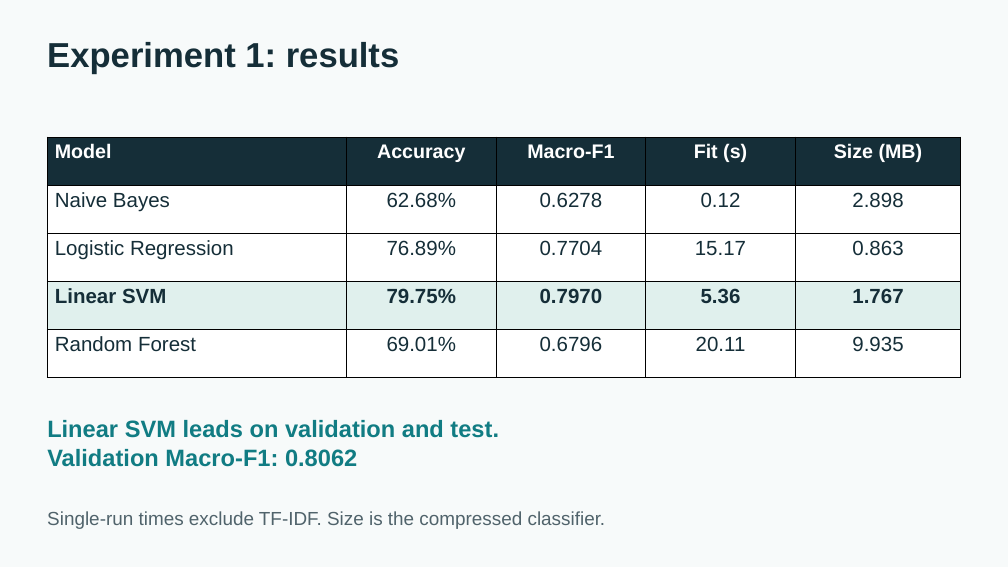
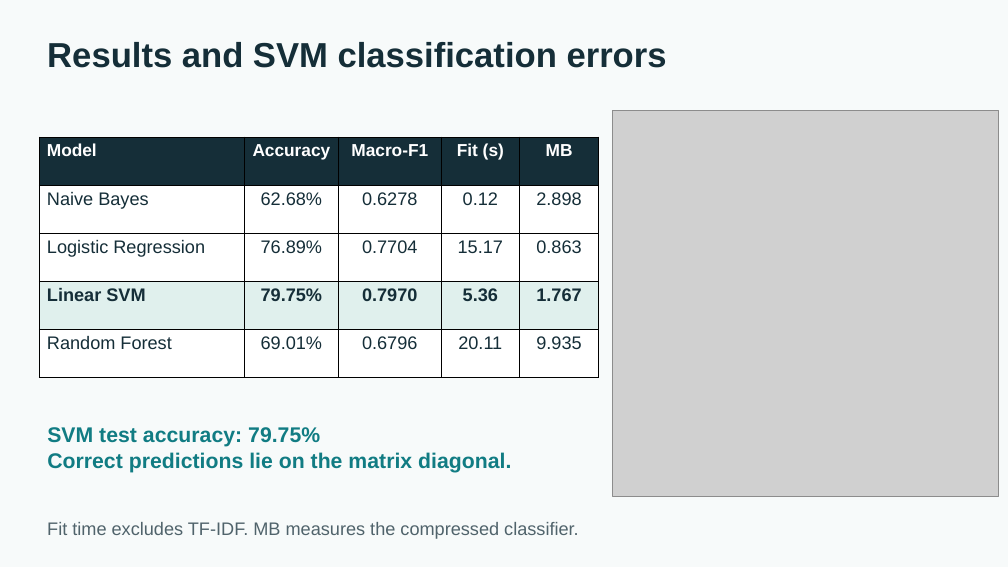
Before and after one commit to S3eeDTR/LLM-AuthorBench-Assignment, a slide deck: slide 4 of submission/Assignment.pptx. Drawn at 1008x567 pixels with LibreOffice and Linux fonts; fonts in the diff are those of the drawing; grey boxes stand for pictures. Boxes give left, top, right and bottom in pixels: in the first picture for what was removed or moved away, otherwise in the second. Text is boxed around its words. In the diff, an @@ line names an element or a change of style, - is before the commit and + after.

Commit message:
Add result figures and metric formulas; remove Colab notebook

```diff
--- a/submission/Assignment.pptx
+++ b/submission/Assignment.pptx
@@ text at (x1=47, y1=42, x2=667, y2=68): text changed @@
-Experiment 1: results
+Results and SVM classification errors
@@ picture added at (x1=613, y1=110, x2=998, y2=496) @@
@@ table at (x1=39, y1=137, x2=598, y2=377) @@
-row 1, column 5: Size (MB)
+row 1, column 5: MB
@@ size 18.8 to 16.5 pt in "Model", "Accuracy", "Macro-F1", "Fit (s)" @@
@@ size 19.5 to 17.2 pt in "Naive Bayes", "62.68%", "0.6278", "0.12" and 16 more places @@
@@ table resized from (x1=47, y1=137, x2=961, y2=377) to (x1=39, y1=137, x2=598, y2=377) @@
@@ text removed at (x1=47, y1=420, x2=499, y2=467) @@
-Linear SVM leads on validation and test.
-Validation Macro-F1: 0.8062
@@ text added at (x1=47, y1=427, x2=511, y2=473), 20.2 pt, text #117C83, bold @@
+SVM test accuracy: 79.75%
+Correct predictions lie on the matrix diagonal.
@@ text at (x1=47, y1=522, x2=579, y2=539): text changed; size 18 to 17.2 pt @@
-Single-run times exclude TF-IDF. Size is the compressed classifier.
+Fit time excludes TF-IDF. MB measures the compressed classifier.
```
Also in this commit, not shown: 2 other slides changed, 6 other files.
